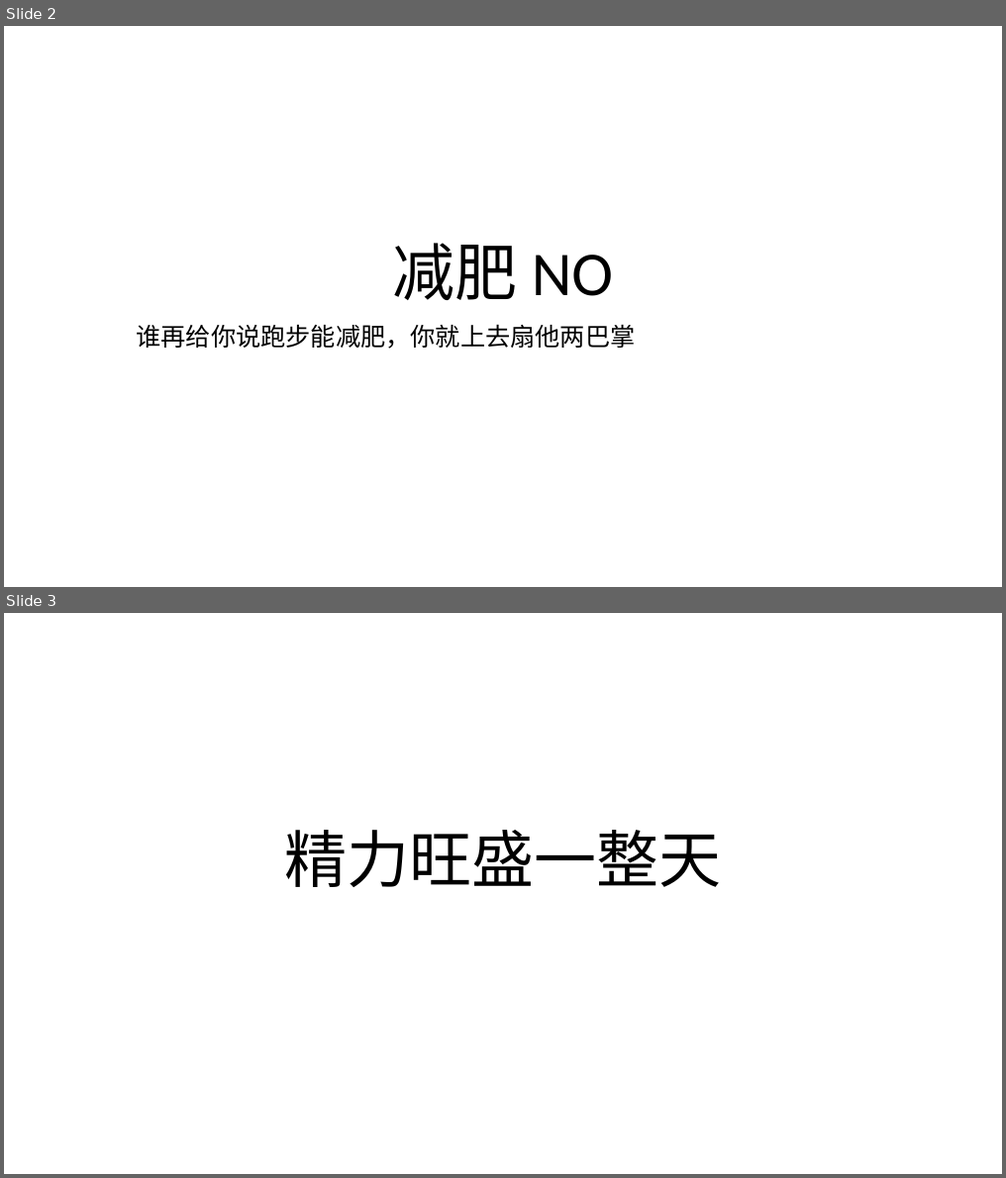
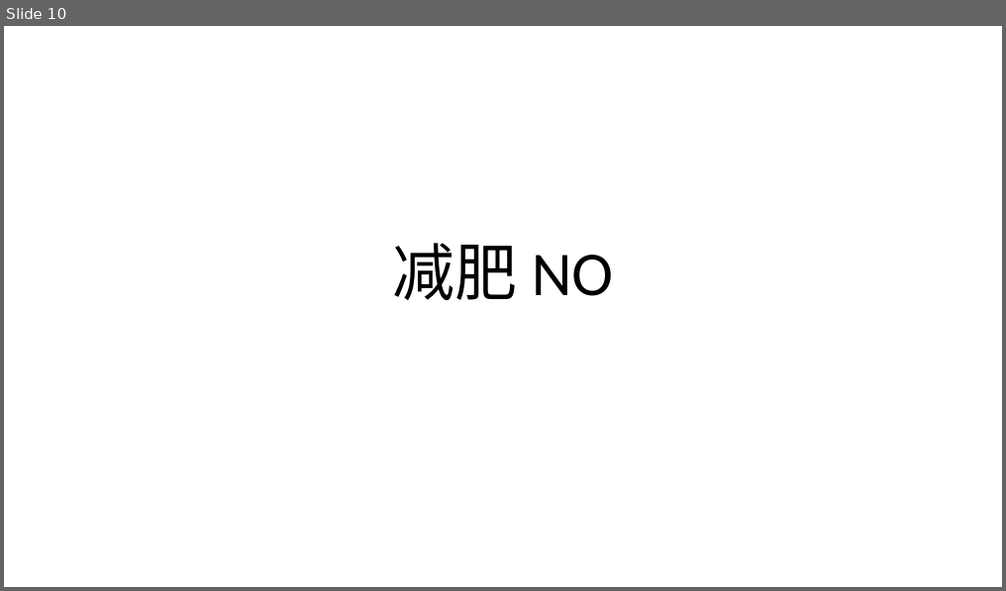
Before and after one commit to FredJiangFei/MyDocuments, a slide deck: 其他/run/run.pptx. Shown one above the other, each under a label of ours: slides 2 and 3 before the commit, slide 10 after it. The pictures are 1006x1178 and 1006x591 pixels, drawn with LibreOffice and Linux fonts; fonts in the diff are those of the drawing. Boxes give left, top, right and bottom in pixels: in the first picture for what was removed or moved away, otherwise in the second. Text is boxed around its words. In the diff, an @@ line names an element or a change of style, - is before the commit and + after.

```diff
--- a/其他/run/run.pptx
+++ b/其他/run/run.pptx
@@ slide 3 removed at (x1=4, y1=613, x2=1002, y2=1174), background #FFFFFF @@
@@ title removed at (x1=284, y1=830, x2=721, y2=887) @@
-精力旺盛一整天
@@ what was slide 2 is now slide 10 @@
@@ slide 10 changed as well @@
@@ subtitle removed at (x1=137, y1=324, x2=636, y2=349) @@
-谁再给你说跑步能减肥，你就上去扇他两巴掌
```
Also in this commit, not shown: 1 other slide changed, 13 slides added, 4 other slides removed, 2 other files.
